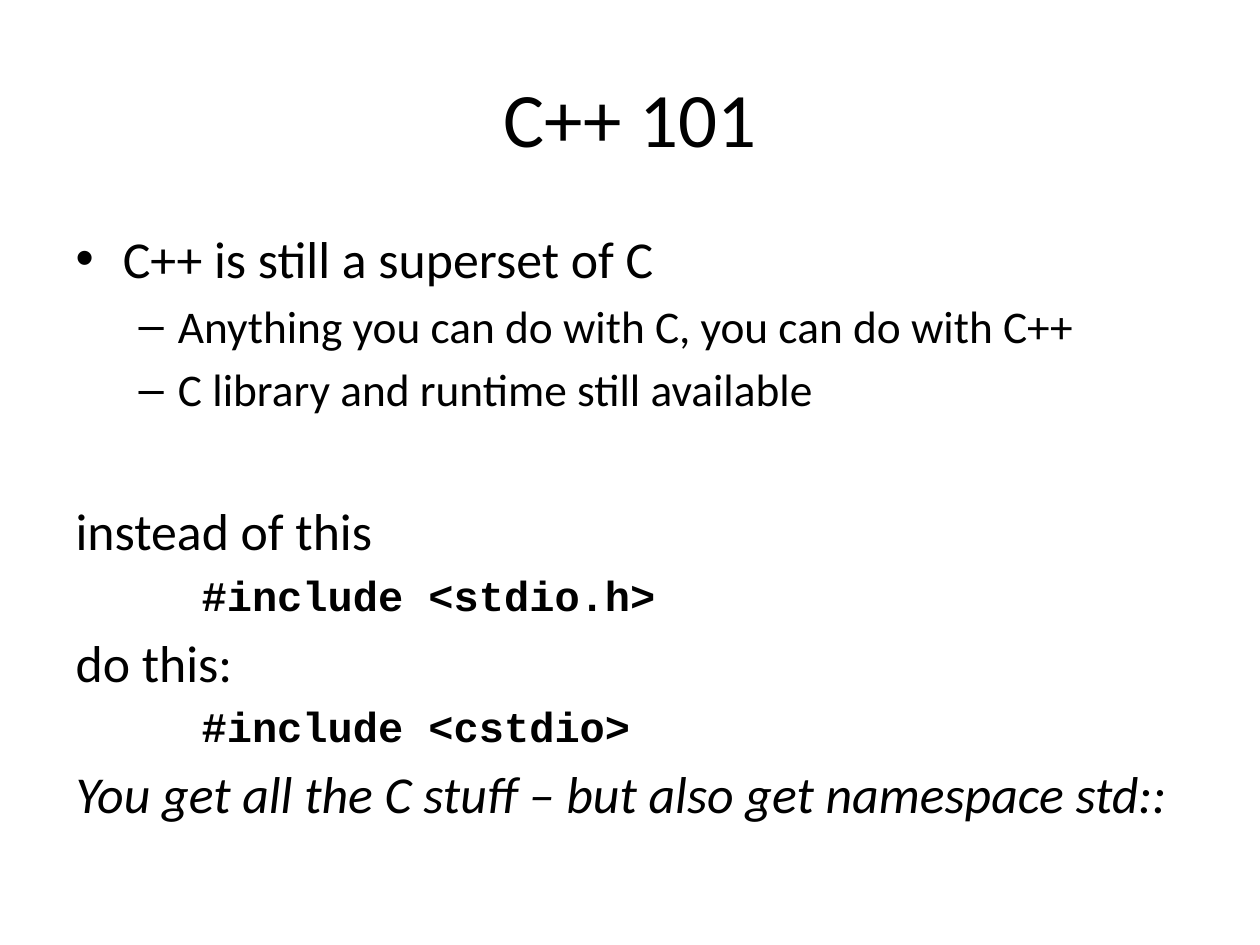
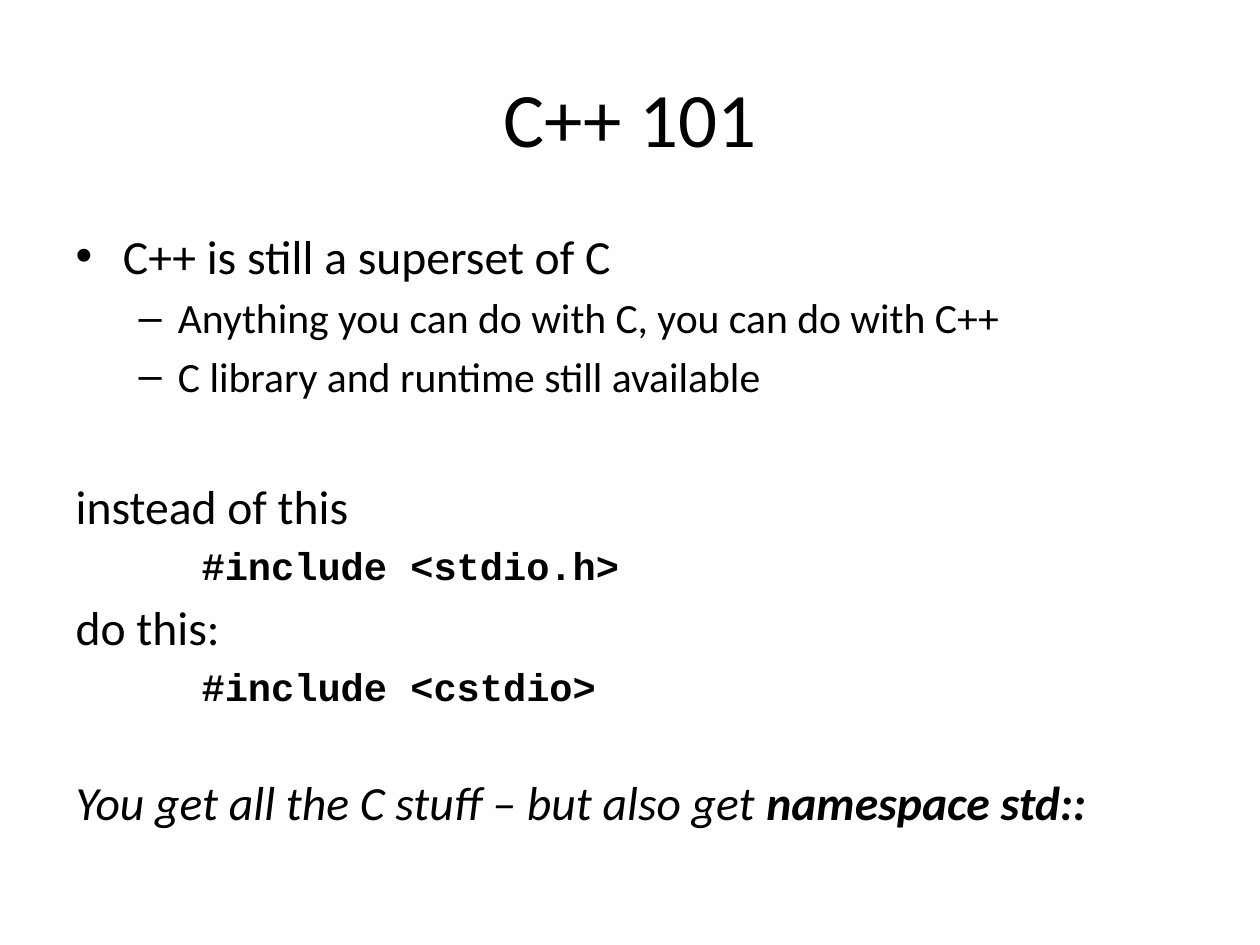
Before and after one commit to fellmad/FunWithCpp11, a slide deck: slide 24 of doc/Fun_with_C++11.pptx. Drawn at 1260x945 pixels with LibreOffice and Linux fonts; fonts in the diff are those of the drawing. Boxes give left, top, right and bottom in pixels: in the first picture for what was removed or moved away, otherwise in the second. Text is boxed around its words. In the diff, an @@ line names an element or a change of style, - is before the commit and + after.

```diff
--- a/doc/Fun_with_C++11.pptx
+++ b/doc/Fun_with_C++11.pptx
@@ text "C++ is still a superset ..." at [76,241,1086,828]: size 29.6 to 27.2 pt in "C++ is still a superset of C", "instead of this", "do this:", "You get all the C stuff – ..."; size 25.9 to 23.8 pt in "Anything you can do with C, you ...", "C library and runtime still available"; size 24.1 to 22.1 pt in "#include <stdio.h>", "#include <cstdio>"; bold on in "namespace std::" @@
```
Also in this commit, not shown: 5 other slides changed, 1 slide added, 1 other file.
